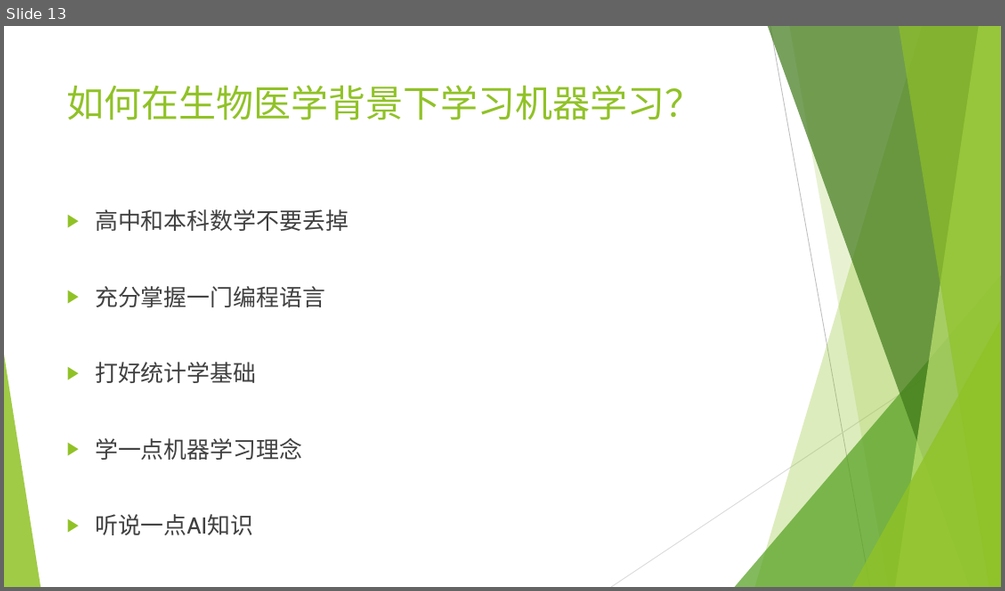
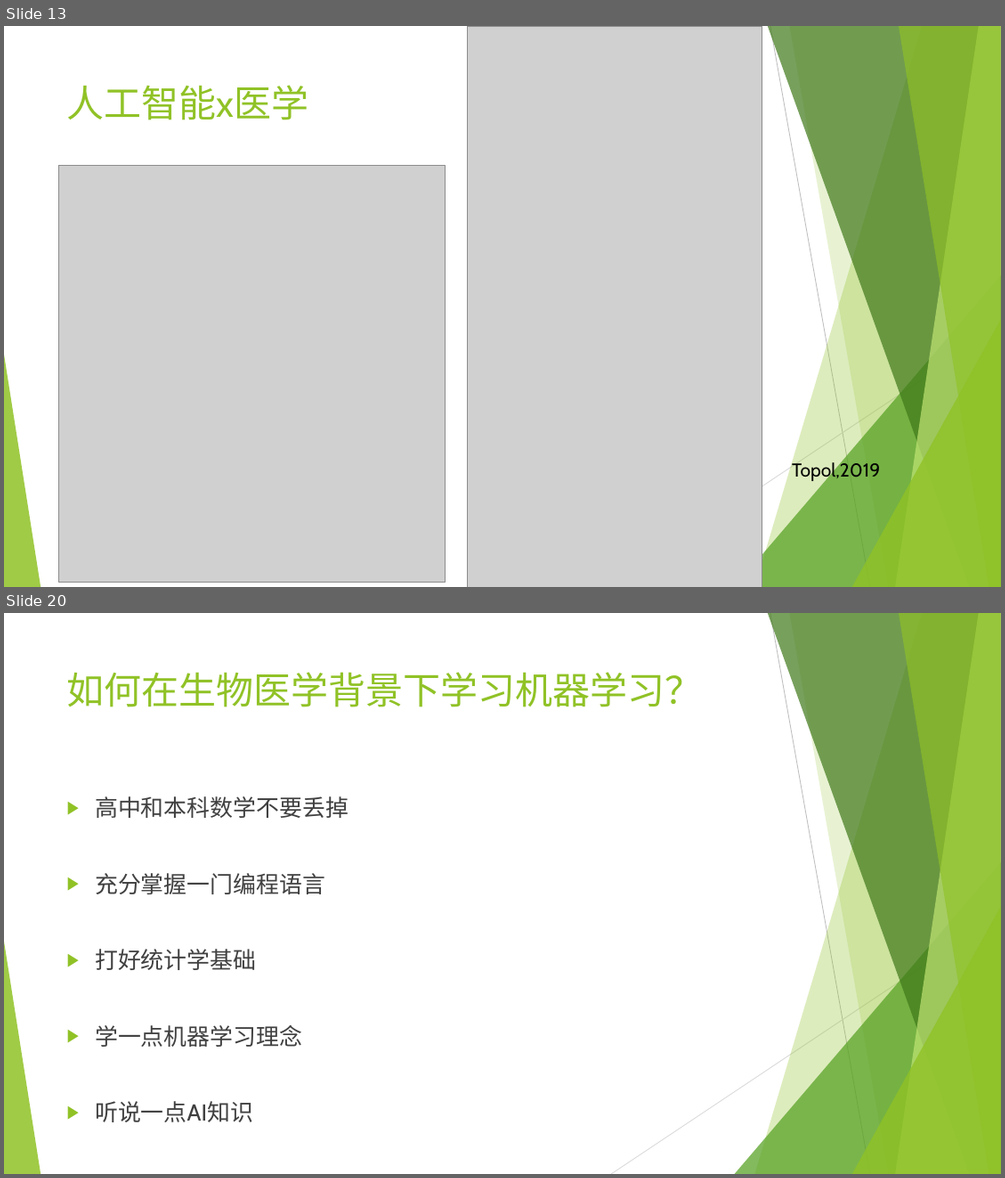
Before and after one commit to wangyi-fudan/BIOL130173, a slide deck: 0_why_and_how.pptx. Shown one above the other, each under a label of ours: slide 13 before the commit, slides 13 and 20 after it; the slides between them are not shown. The pictures are 1005x591 and 1005x1178 pixels, drawn with LibreOffice and Linux fonts; fonts in the diff are those of the drawing; grey boxes stand for pictures. Boxes give left, top, right and bottom in pixels: in the first picture for what was removed or moved away, otherwise in the second. Text is boxed around its words. In the diff, an @@ line names an element or a change of style, - is before the commit and + after.

```diff
--- a/0_why_and_how.pptx
+++ b/0_why_and_how.pptx
@@ slide 13 added at <box>4,26,1001,587</box>, background #FFFFFF; not listed: 10 template elements that a slide beside it also shows @@
@@ picture added at <box>468,26,762,587</box> @@
@@ title added at <box>67,85,309,120</box>, 36 pt, text #90C226 @@
+人工智能x医学
@@ picture added at <box>58,165,445,582</box> @@
@@ text added at <box>792,460,880,482</box>, 18 pt, text #000000 @@
+Topol,2019
@@ what was slide 13 is now slide 20 @@
```
Also in this commit, not shown: 1 slide changed, 6 other slides added.
